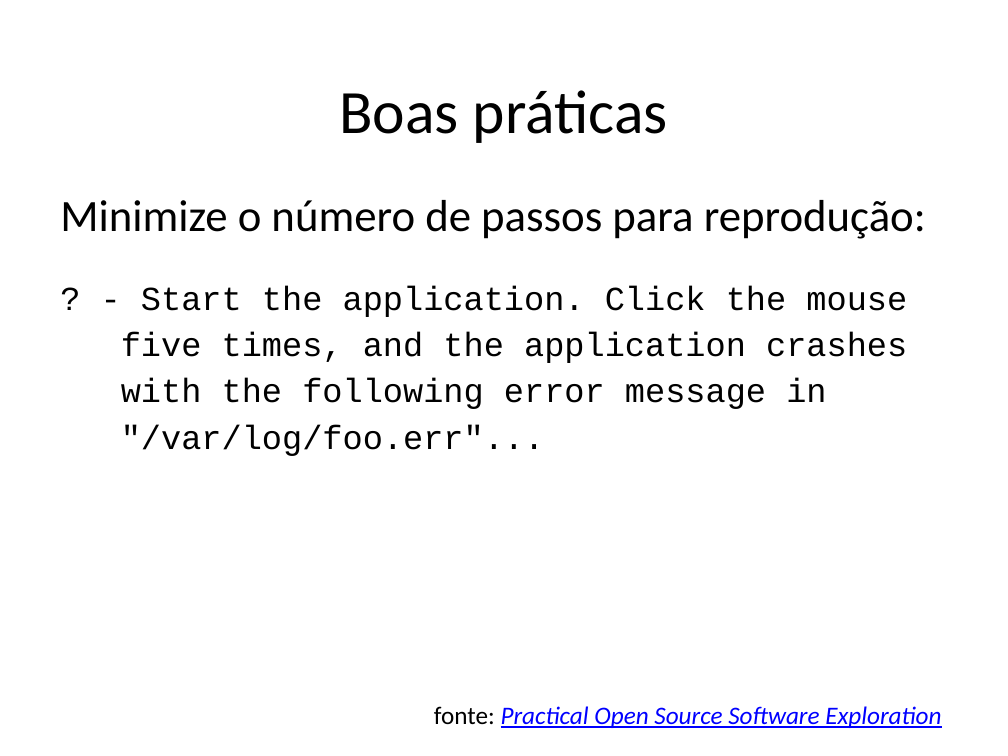
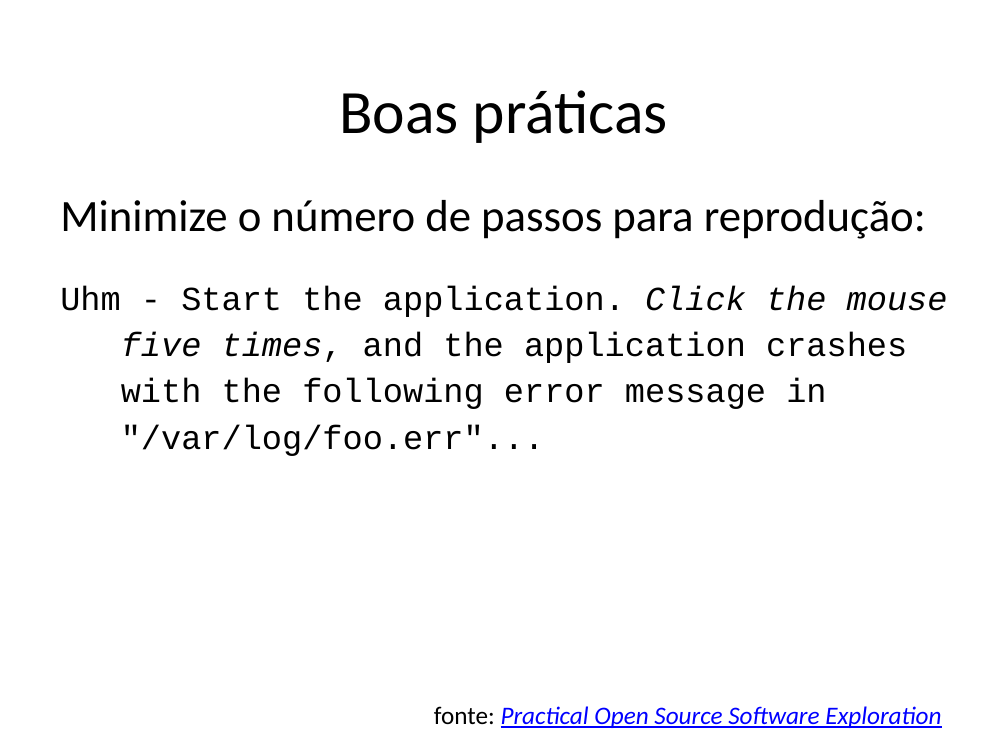
Before and after one commit to STAR-RG/testing-cin, a slide deck: slide 32 of slides.pptx. Drawn at 1008x756 pixels with LibreOffice and Linux fonts; fonts in the diff are those of the drawing. Boxes give left, top, right and bottom in pixels: in the first picture for what was removed or moved away, otherwise in the second. Text is boxed around its words. In the diff, an @@ line names an element or a change of style, - is before the commit and + after.

```diff
--- a/slides.pptx
+++ b/slides.pptx
@@ text at bbox=[60, 285, 948, 317]: text changed @@
-? - Start the application. Click the mouse
+Uhm - Start the application. Click the mouse
@@ text at bbox=[121, 332, 907, 363]: italic on in "five times," @@
```
Also in this commit, not shown: 8 other slides changed, 3 slides added, 3 slides removed.
